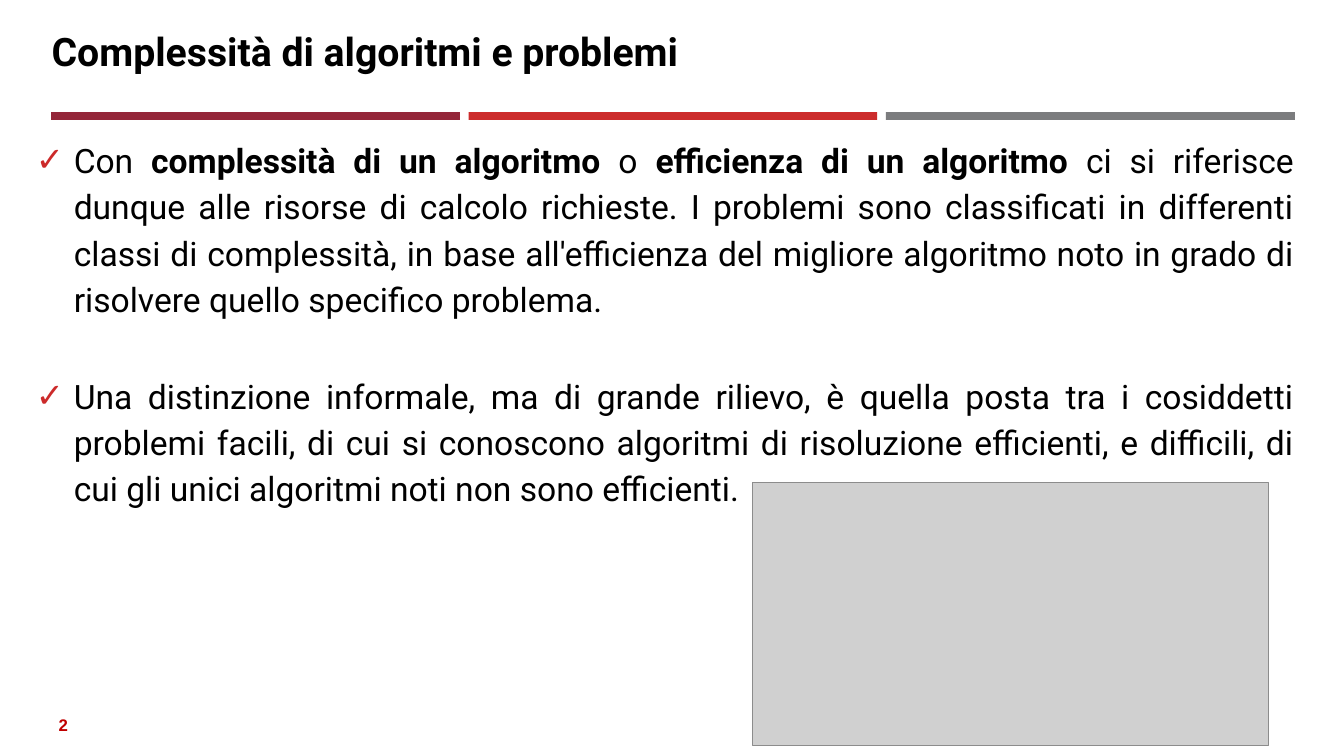
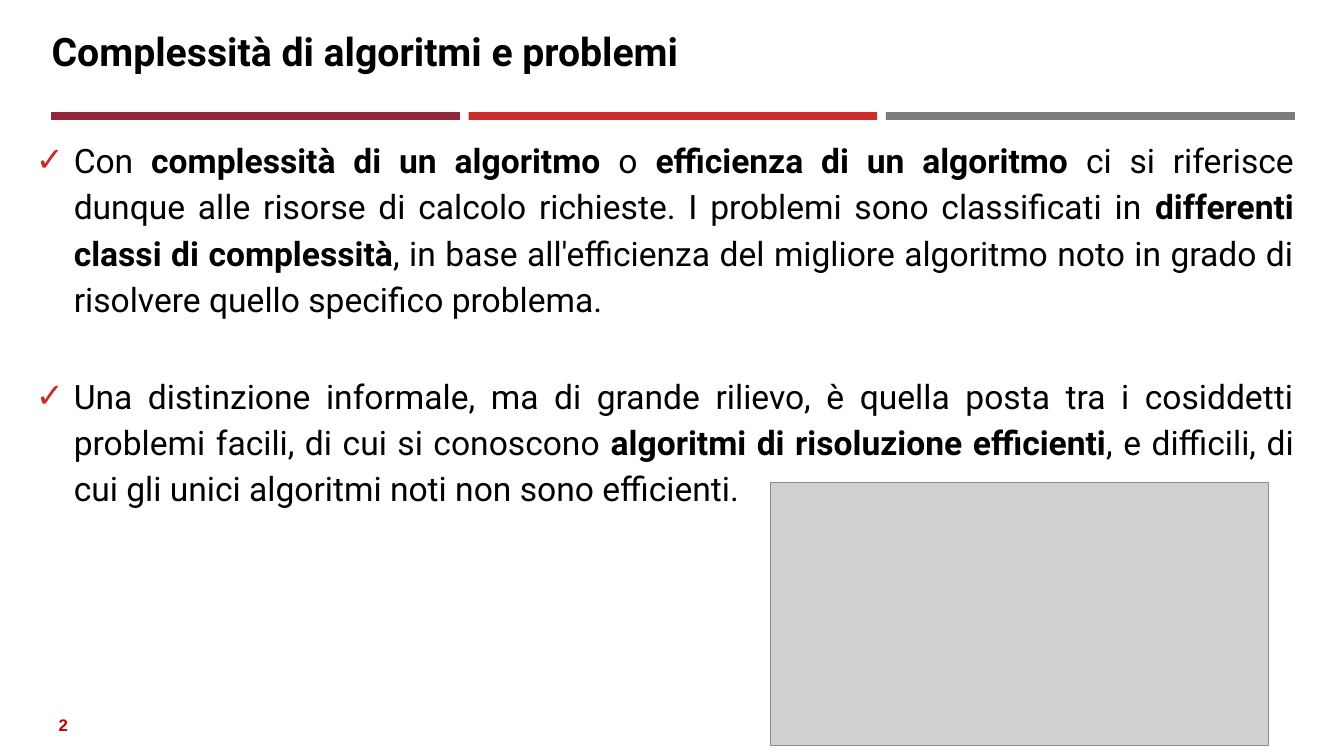
Before and after one commit to neural1977/data_science_interview_material, a slide deck: slide 2 of Assicurazioni/Complessità di algoritmi e problemi.pptx. Drawn at 1344x756 pixels with LibreOffice and Linux fonts; fonts in the diff are those of the drawing; grey boxes stand for pictures. Boxes give left, top, right and bottom in pixels: in the first picture for what was removed or moved away, otherwise in the second. Text is boxed around its words. In the diff, an @@ line names an element or a change of style, - is before the commit and + after.

```diff
--- a/Assicurazioni/Complessità di algoritmi e problemi.pptx
+++ b/Assicurazioni/Complessità di algoritmi e problemi.pptx
@@ text "Con complessità di un algoritmo ..." at (74, 147, 1294, 508): bold on in "differenti classi di complessità,", "algoritmi di risoluzione efficienti," @@
@@ picture: place and size @@
-picture at (752, 483, 1268, 745)
+picture at (771, 483, 1269, 745)
```
Also in this commit, not shown: 4 other slides changed, 13 slides added, 1 other file.
